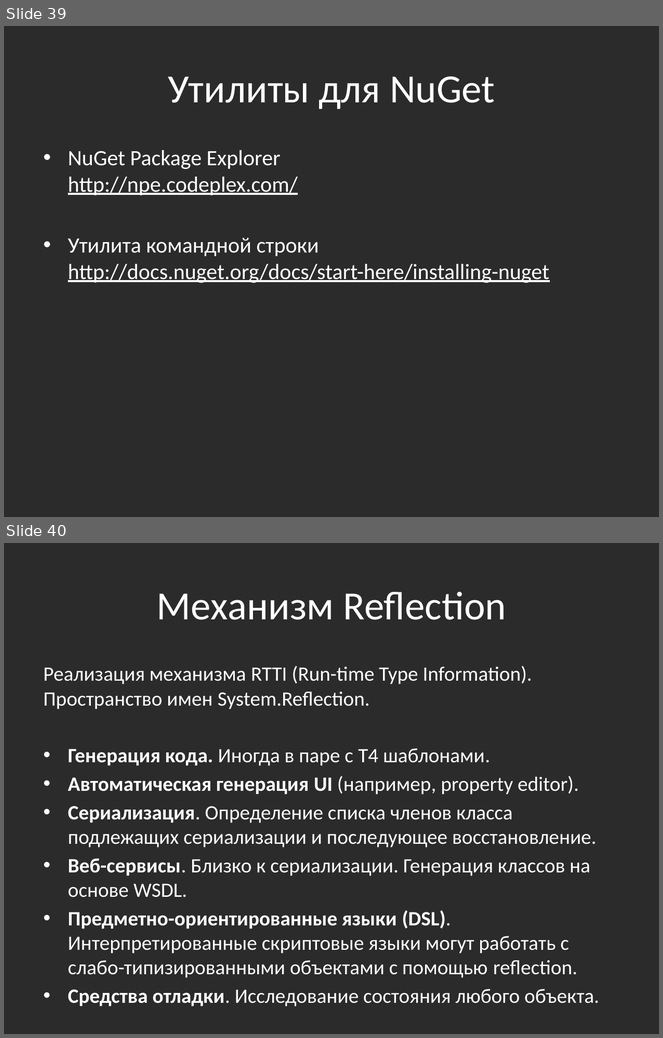
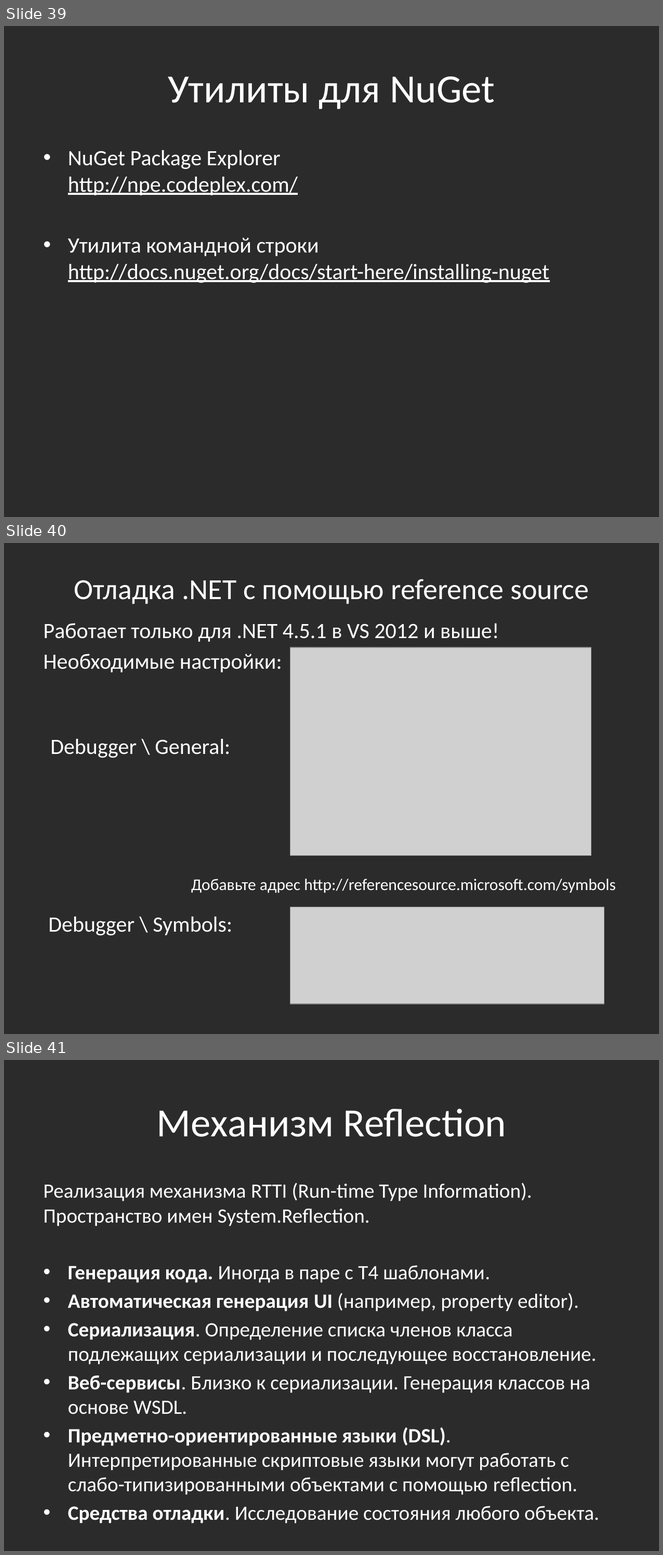
Before and after one commit to bazile/Training, a slide deck: Presentation/lesson-07-reflection.pptx. Shown one above the other, each under a label of ours: slides 39 and 40 before the commit, slides 39, 40 and 41 after it. The pictures are 663x1038 and 663x1555 pixels, drawn with LibreOffice and Linux fonts; fonts in the diff are those of the drawing; grey boxes stand for pictures; background and template pictures are left out; a plain dark background stands for a picture behind light text. Boxes give left, top, right and bottom in pixels: in the first picture for what was removed or moved away, otherwise in the second. Text is boxed around its words. In the diff, an @@ line names an element or a change of style, - is before the commit and + after.

Commit message:
Debugging with .NET reference source

```diff
--- a/Presentation/lesson-07-reflection.pptx
+++ b/Presentation/lesson-07-reflection.pptx
@@ slide 40 added at bbox=[4, 543, 659, 1034], background picture (left out) @@
@@ title added at bbox=[74, 579, 589, 604], 32 pt, text #FFFFFF @@
+Отладка .NET с помощью reference source
@@ text added at bbox=[44, 623, 499, 672], 24 pt, text #FFFFFF @@
+Работает только для .NET 4.5.1 в VS 2012 и выше!
+Необходимые настройки:
@@ picture added at bbox=[291, 648, 591, 856] @@
@@ text added at bbox=[50, 739, 230, 758], 24 pt, text #FFFFFF @@
+Debugger \ General:
@@ text added at bbox=[191, 879, 616, 893], 18 pt, text #FFFFFF @@
+Добавьте адрес http://referencesource.microsoft.com/symbols
@@ text added at bbox=[48, 917, 232, 936], 24 pt, text #FFFFFF @@
+Debugger \ Symbols:
@@ picture added at bbox=[291, 908, 604, 1004] @@
@@ what was slide 40 is now slide 41 @@
```
